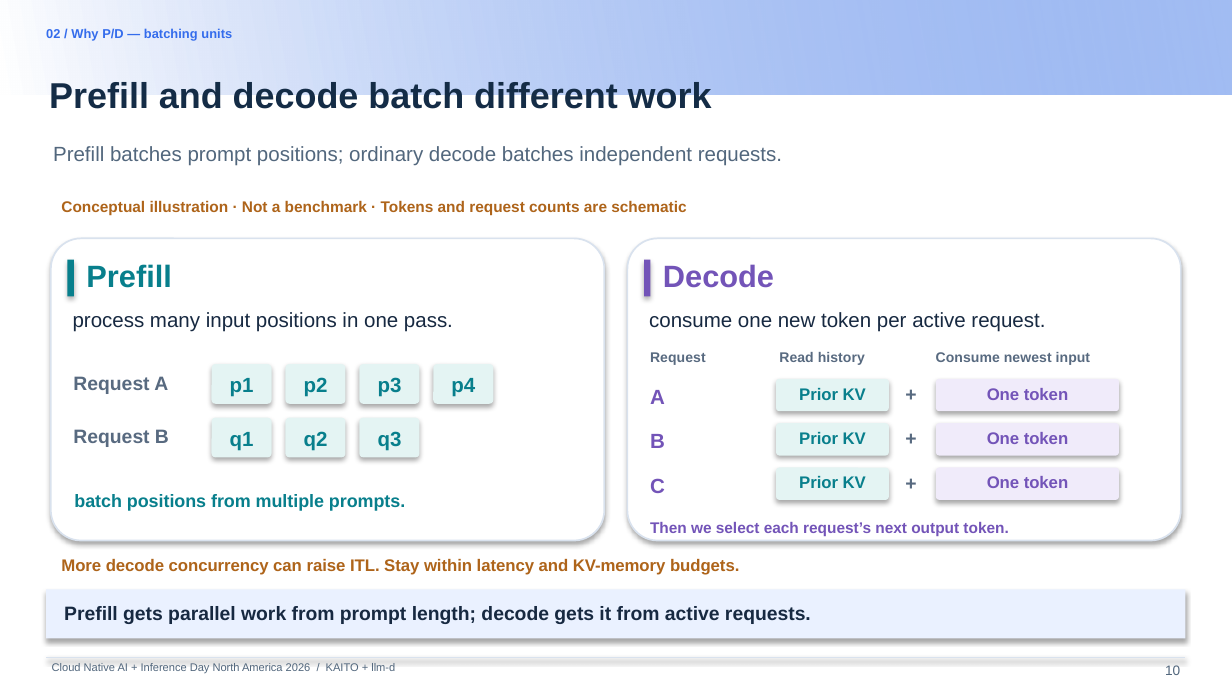
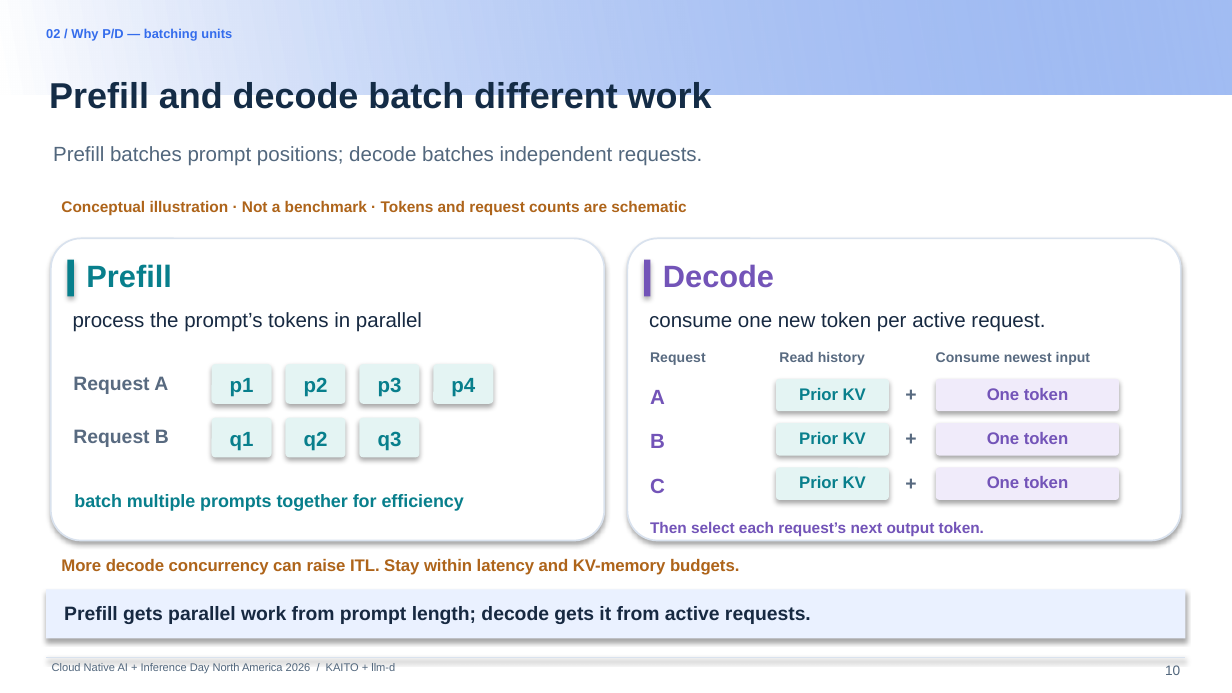
Before and after one commit to andyzhangx/demo, a slide deck: slide 10 of llm/pd-disaggregation/kubecon-na-2026-pd-disaggregation-kaito-llmd.pptx. Drawn at 1232x693 pixels with LibreOffice and Linux fonts; fonts in the diff are those of the drawing; background and template pictures are left out. Boxes give left, top, right and bottom in pixels: in the first picture for what was removed or moved away, otherwise in the second. Text is boxed around its words. In the diff, an @@ line names an element or a change of style, - is before the commit and + after.

```diff
--- a/llm/pd-disaggregation/kubecon-na-2026-pd-disaggregation-kaito-llmd.pptx
+++ b/llm/pd-disaggregation/kubecon-na-2026-pd-disaggregation-kaito-llmd.pptx
@@ text at (53,146,702,166): text changed @@
-Prefill batches prompt positions; ordinary decode batches independent requests.
+Prefill batches prompt positions; decode batches independent requests.
@@ text at (73,312,422,332): text changed @@
-process many input positions in one pass.
+process the prompt’s tokens in parallel
@@ text at (74,494,464,511): text changed @@
-batch positions from multiple prompts.
+batch multiple prompts together for efficiency
@@ text at (650,522,984,536): text changed @@
-Then we select each request’s next output token.
+Then select each request’s next output token.
```
Also in this commit, not shown: 16 other slides changed, 3 slides added, 1 slide removed.
